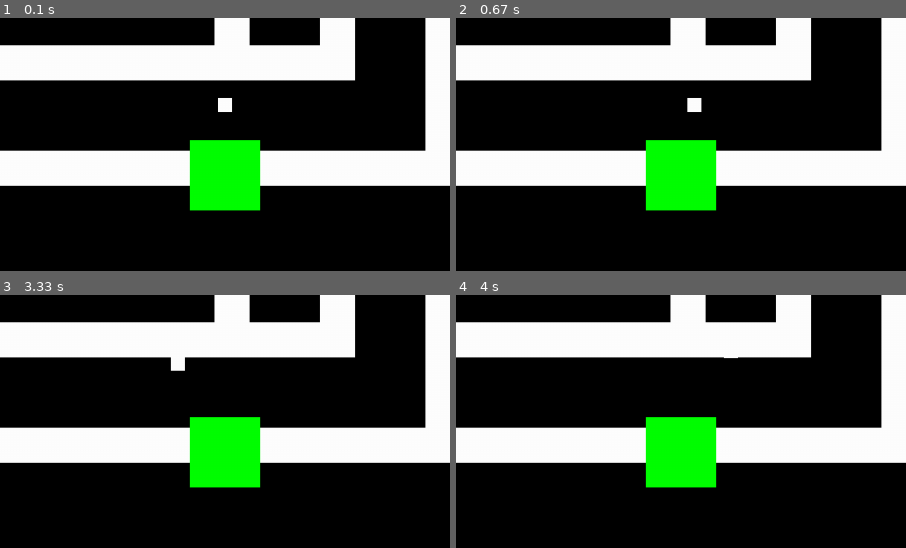
Above: before the commit, frames 1-4 (two rows, left to right).
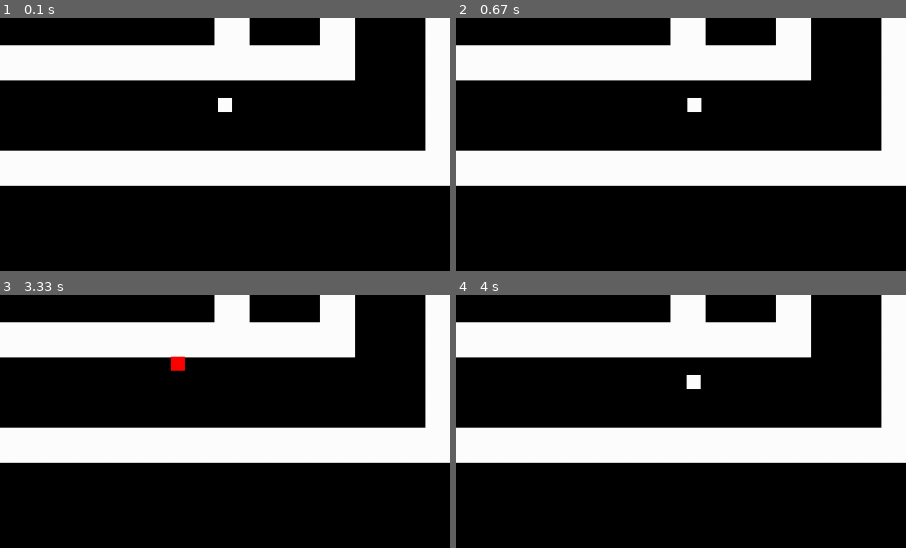
Above: after the commit, the same moments.

Repository: YousefIbrahimkhil/pygame
Game: pygame game, started from game.py
Same seed, same stepped clock (60 frames per second), same inputs: the game is played once before the commit and once after it.
Inputs:
- Up to frame 1 (0.1 s): no input
- Up to frame 2 (0.67 s): hold D from 0.33 s (still down)
- Up to frame 3 (3.33 s): release D at 0.8 s; hold W 0.83-1.13 s; hold D 1.17-1.63 s; hold A 1.67-2.2 s; hold S 2.23-2.53 s; hold A 2.57-2.97 s; hold W from 3 s (still down)
- Up to frame 4 (4 s): release W at 3.37 s; hold D from 3.4 s (still down)
The pictures show only the part of the screen within x 25-75%, y 33-83%; the shares and areas given below are measured in that part.

The runs differ from the first frame. In frame 1, 4.5% of the frame differs, in the area x 42-58%, y 48-77%; in frame 2, 4.5%; in frame 3, 4.7%; in frame 4, 4.7%, in the area x 42-63%, y 24-77%.

Commit message:
Level layout with collision

Diff:
--- a/game.py
+++ b/game.py
@@ -1,8 +1,3 @@
-# Example file showing a circle moving on screen
-# To install run the following commands:
-# python3 -m pip install --upgrade pip
-# python3 -m pip install --upgrade Pillow
-
 import pygame
 from PIL import Image
 
@@ -14,6 +9,7 @@
 speed = 10
 size = 50
 direction = "down"
+level = []
 
 def rectangle(start_x, start_y, size):
     x = start_x-(size/2)
@@ -21,7 +17,6 @@
     return pygame.Rect(x, y, size, size)
 
 rect_pos = rectangle(screen.get_width() / 2, (screen.get_height() / 2) + 100, 100)
-
 player_pos = rectangle(screen.get_width() / 2, screen.get_height() / 2, 20)
 
 with Image.open("level-0.png") as im:
@@ -29,19 +24,16 @@
     pixels = list(im.getdata())
 
 
-
 while running:
-    # poll for events
-    # pygame.QUIT event means the user clicked X to close your window
     for event in pygame.event.get():
         if event.type == pygame.QUIT:
             running = False
 
-    # fill the screen with a color to wipe away anything from last frame
     screen.fill("black")
 
     count = 0
     row = 0
+    level = []
 
     for x in pixels:
         wallcolor = "white"
@@ -49,17 +41,30 @@
             wallcolor = "white"
         else:
             wallcolor = "black"
-        pygame.draw.rect(screen, wallcolor, rectangle(count * size, row * size, size))
+        level_rect = rectangle(count * size, row * size, size)
+        level.append(level_rect)
+        pygame.draw.rect(screen, wallcolor, level_rect)
         count += 1
         if count > width - 1:
             count = 0
             row += 1
 
-    # point = pygame.player_pos.get_pos()
-    collide = rect_pos.colliderect(player_pos)
+    collide = False
+
+    for index, i in enumerate(level):
+        this_collide = i.colliderect(player_pos)
+        # print(index)
+        if this_collide and pixels[index] == (0,0,0,255):
+            collide = True
+            # print(this_collide)
+
+    # collide = False
+
+    # collide = rect_pos.colliderect(player_pos)
     color = (255, 0, 0) if collide else (255, 255, 255)
     pygame.draw.rect(screen, color, player_pos)
-    pygame.draw.rect(screen, "green", rect_pos)
+
+    # pygame.draw.rect(screen, "green", rect_pos)
 
     keys = pygame.key.get_pressed()
     if keys[pygame.K_w]:
